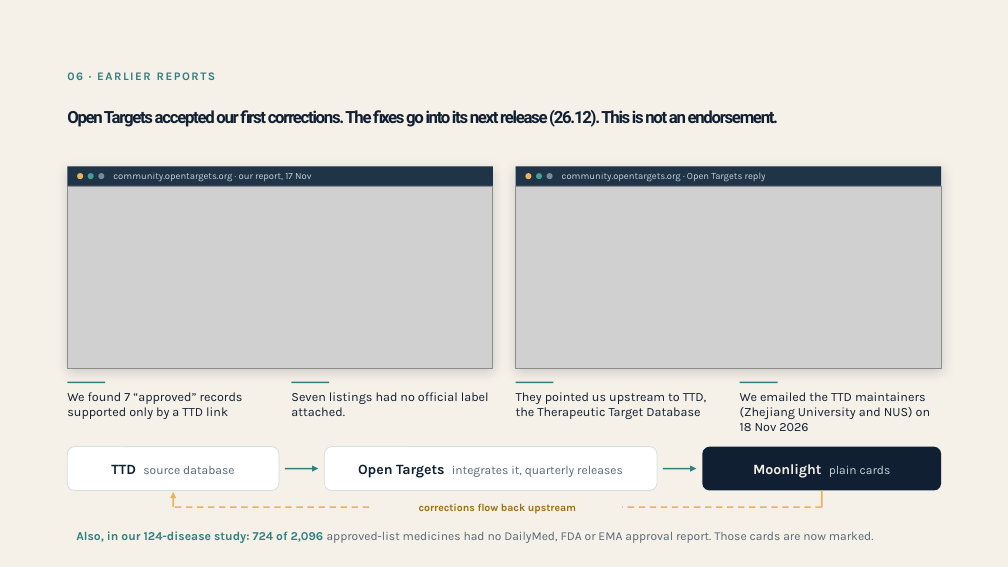
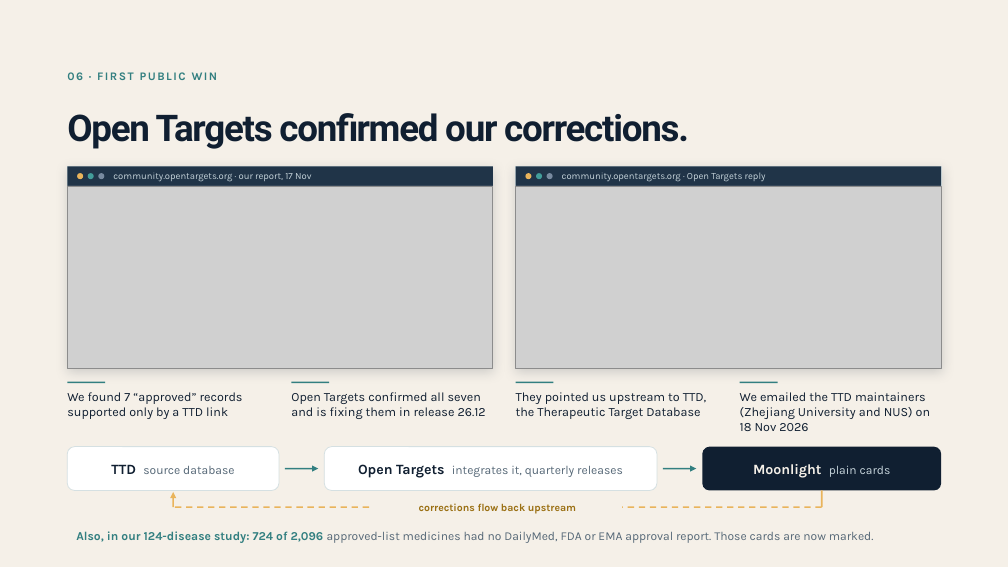
Before and after one commit to Moonlight-Clues/moonlight, a slide deck: slide 7 of docs/pitch/moonlight-deck-funders-19nov.pptx. Drawn at 1008x567 pixels with LibreOffice and Linux fonts; fonts in the diff are those of the drawing; grey boxes stand for pictures. Boxes give left, top, right and bottom in pixels: in the first picture for what was removed or moved away, otherwise in the second. Text is boxed around its words. In the diff, an @@ line names an element or a change of style, - is before the commit and + after.

```diff
--- a/docs/pitch/moonlight-deck-funders-19nov.pptx
+++ b/docs/pitch/moonlight-deck-funders-19nov.pptx
@@ text at (x1=67, y1=72, x2=218, y2=80): text changed @@
-06 · EARLIER REPORTS
+06 · FIRST PUBLIC WIN
@@ text at (x1=67, y1=113, x2=689, y2=149): text changed; size 16 to 35 pt @@
-Open Targets accepted our first corrections. The fixes go into its next release (26.12). This is not an endorsement.
+Open Targets confirmed our corrections.
@@ text at (x1=291, y1=392, x2=486, y2=419): text changed @@
-Seven listings had no official label attached.
+Open Targets confirmed all seven and is fixing them in release 26.12
```
Also in this commit, not shown: 6 other slides changed, 1 slide removed, 1 other file.
